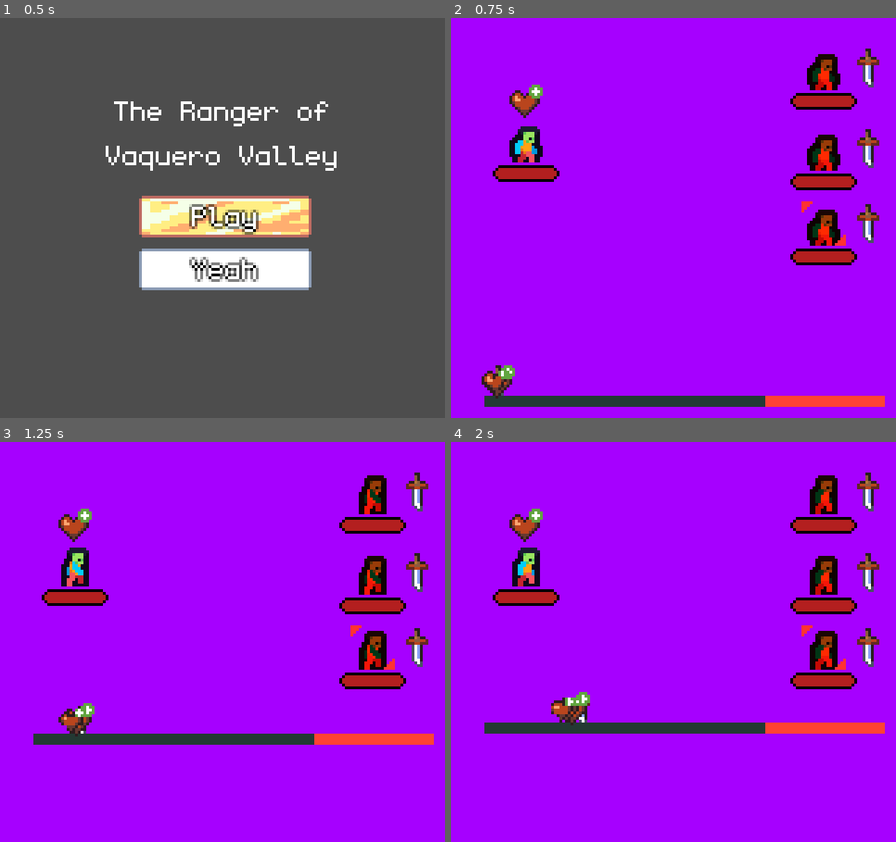
Above: before the commit, frames 1-4 (two rows, left to right).
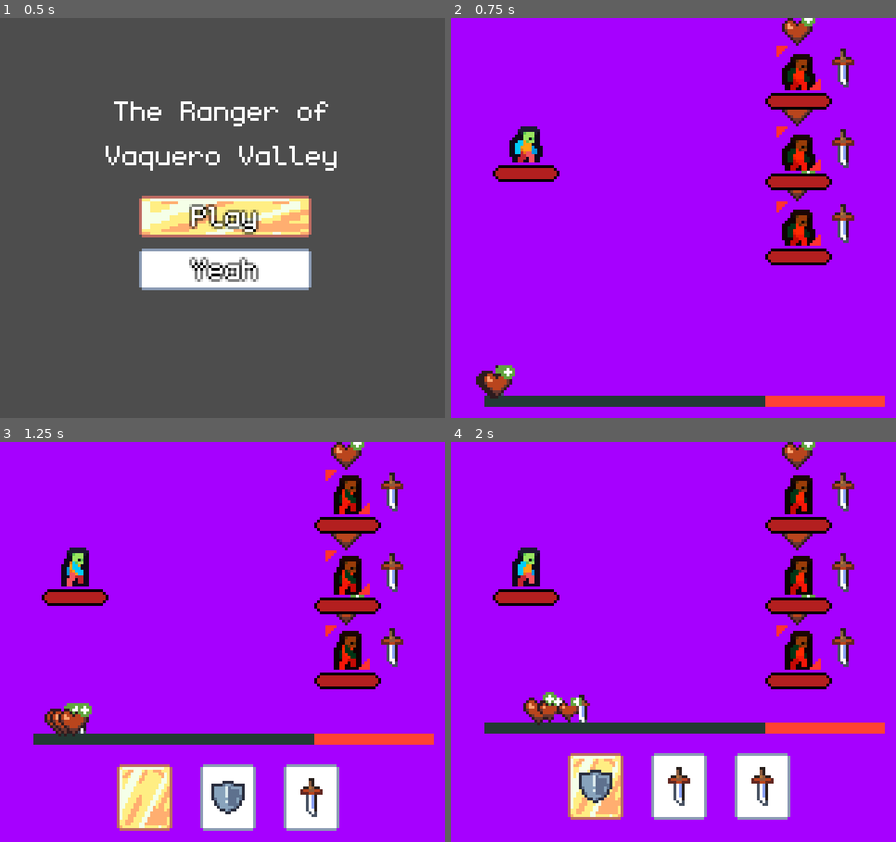
Above: after the commit, the same moments.

Repository: JohnathanRH/GBJAM
Game: Godot game, scene res://screens/main_menu/main_menu.tscn
Two runs of this game, one before a commit and one after it. Both use one fixed random seed, a clock stepped at 60 frames per second and the inputs below.
Inputs:
- Up to frame 1 (0.5 s): no input
- Up to frame 2 (0.75 s): tap Enter (A) at 0.5 s; hold D (pad_right) from 0.53 s (still down); hold Enter (A) from 0.53 s (still down)
- Up to frame 3 (1.25 s): keep holding D (pad_right); keep holding Enter (A)
- Up to frame 4 (2 s): release D (pad_right) at 1.28 s; release Enter (A) at 1.28 s; hold S (pad_down) from 1.28 s (still down); tap Enter (A) at 1.35 s

Frame 1 is identical in both runs. In frame 2, 7.2% of the frame differs, in the area x 5-97%, y 0-96%; in frame 3, 14%; in frame 4, 14%, in the area x 13-97%, y 0-95%.

Commit message:
Save file and + HP Bar fix

Diff:
--- /dev/null
+++ b/wild-west/common/autoloads/save_manager.gd
@@ -0,0 +1,19 @@
+extends Node
+
+var file: SaveFile
+var save_name: String = "my_save"
+var default_path: String = "res://save_files/default.tres"
+@onready var save_path = "res://save_files/"+save_name+".tres"
+
+func _ready() -> void:
+	load_file()
+
+func load_file() -> void:
+	if ResourceLoader.exists(save_path):
+		file = ResourceLoader.load(save_path)
+	else:
+		file = ResourceLoader.load("res://save_files/default.tres").duplicate()
+		save()
+
+func save() -> void:
+	ResourceSaver.save(file, save_path)
--- a/wild-west/common/classes/entities.gd
+++ b/wild-west/common/classes/entities.gd
@@ -64,6 +64,7 @@
 
 func set_hp(value: float) -> void:
 	hp = value
+	print(hp)
 	hp_set.emit(hp)
 	if hp <= 0:
 		dead.emit(self)
--- a/wild-west/common/hp_bar/hp_bar.gd
+++ b/wild-west/common/hp_bar/hp_bar.gd
@@ -3,9 +3,13 @@
 @onready var entity: Entity = get_parent()
 
 func _ready() -> void:
+	entity.ready.connect(_on_entity_ready)
+
+func _on_entity_ready() -> void:
 	entity.hp_set.connect(_on_entity_hp_set)
 	max_value = entity.max_hp
 	value = entity.hp
 
 func _on_entity_hp_set(value: float) -> void:
 	self.value = value
+	print(self.value)
--- /dev/null
+++ b/wild-west/common/resources/save_file.gd
@@ -0,0 +1,5 @@
+extends Resource
+class_name SaveFile
+
+@export var player_resource: PlayerResource
+#@export var stage_number: int = 1
--- a/wild-west/entities/player/player.gd
+++ b/wild-west/entities/player/player.gd
@@ -35,7 +35,7 @@
 
 func mirror_entity_resource() -> void:
 	super.mirror_entity_resource()
-	hp = 5
+	hp = max_hp
 	for bullet_scn: PackedScene in entity_resource.bullets:
 		var bullet: Bullet = bullet_scn.instantiate()
 		bullets.push_back(bullet)
--- a/wild-west/project.godot
+++ b/wild-west/project.godot
@@ -18,6 +18,7 @@
 [autoload]
 
 GlobalAudio="*uid://lyuqet71yruj"
+SaveManager="*uid://ddx53mmsw1v6n"
 
 [debug]
 
--- /dev/null
+++ b/wild-west/save_files/default.tres
@@ -0,0 +1,25 @@
+[gd_resource type="Resource" script_class="SaveFile" format=3 uid="uid://bagkpj7nv6oum"]
+
+[ext_resource type="Script" uid="uid://j5umjqs4dddh" path="res://common/resources/save_file.gd" id="1_8dwoy"]
+[ext_resource type="PackedScene" uid="uid://cuaul7vq5wh00" path="res://props/bullets/desperado/desperado_regular.tscn" id="1_n634b"]
+[ext_resource type="PackedScene" uid="uid://on5tcm7rsbvl" path="res://props/bullets/steady_aim/steady_aim_regular.tscn" id="2_w5lew"]
+[ext_resource type="PackedScene" uid="uid://cvnt4mur5gvc2" path="res://props/bullets/piercing_round/piercing_regular.tscn" id="3_c0anj"]
+[ext_resource type="PackedScene" uid="uid://86qyn4h1rpk5" path="res://props/bullets/buckshot/buckshot_regular.tscn" id="4_t17bj"]
+[ext_resource type="PackedScene" uid="uid://c0id0ggnlo1jc" path="res://props/bullets/sawed_off/sawed_off_regular.tscn" id="5_tjcik"]
+[ext_resource type="PackedScene" uid="uid://bg7u8bfxkobu8" path="res://props/bullets/warning_shot/warning_shot_regular.tscn" id="6_g2gwa"]
+[ext_resource type="PackedScene" uid="uid://by6crvnnen0rj" path="res://props/bullets/short_fuse/short_fuse_regular.tscn" id="7_lke2g"]
+[ext_resource type="Texture2D" uid="uid://c4nquys7l0ukl" path="res://assets/TESTONLY/symbol_slash.png" id="8_ftefb"]
+[ext_resource type="Script" uid="uid://ccpfjmgwt8haq" path="res://common/resources/player_resource.gd" id="9_i6ws2"]
+
+[sub_resource type="Resource" id="Resource_ng68p"]
+script = ExtResource("9_i6ws2")
+bullets = Array[PackedScene]([ExtResource("1_n634b"), ExtResource("2_w5lew"), ExtResource("3_c0anj"), ExtResource("4_t17bj"), ExtResource("5_tjcik"), ExtResource("6_g2gwa"), ExtResource("7_lke2g")])
+gauge_duration = 6.0
+safe_segment = 0.7
+gauge_icon = ExtResource("8_ftefb")
+metadata/_custom_type_script = "uid://dwfgbovhpre8f"
+
+[resource]
+script = ExtResource("1_8dwoy")
+player_resource = SubResource("Resource_ng68p")
+metadata/_custom_type_script = "uid://j5umjqs4dddh"
--- /dev/null
+++ b/wild-west/save_files/my_save.tres
@@ -0,0 +1,25 @@
+[gd_resource type="Resource" script_class="SaveFile" format=3]
+
+[ext_resource type="PackedScene" path="res://props/bullets/desperado/desperado_regular.tscn" id="1_7e8d5"]
+[ext_resource type="PackedScene" path="res://props/bullets/steady_aim/steady_aim_regular.tscn" id="2_1usjy"]
+[ext_resource type="PackedScene" path="res://props/bullets/piercing_round/piercing_regular.tscn" id="3_xfewk"]
+[ext_resource type="PackedScene" path="res://props/bullets/buckshot/buckshot_regular.tscn" id="4_ubcxq"]
+[ext_resource type="PackedScene" path="res://props/bullets/sawed_off/sawed_off_regular.tscn" id="5_t720d"]
+[ext_resource type="PackedScene" path="res://props/bullets/warning_shot/warning_shot_regular.tscn" id="6_sks1u"]
+[ext_resource type="PackedScene" path="res://props/bullets/short_fuse/short_fuse_regular.tscn" id="7_njcsg"]
+[ext_resource type="Texture2D" path="res://assets/TESTONLY/symbol_slash.png" id="8_glo6q"]
+[ext_resource type="Script" path="res://common/resources/player_resource.gd" id="9_nv3nx"]
+[ext_resource type="Script" path="res://common/resources/save_file.gd" id="10_kn5yg"]
+
+[sub_resource type="Resource" id="Resource_ng68p"]
+script = ExtResource("9_nv3nx")
+bullets = Array[PackedScene]([ExtResource("1_7e8d5"), ExtResource("2_1usjy"), ExtResource("3_xfewk"), ExtResource("4_ubcxq"), ExtResource("5_t720d"), ExtResource("6_sks1u"), ExtResource("7_njcsg")])
+gauge_duration = 6.0
+safe_segment = 0.7
+gauge_icon = ExtResource("8_glo6q")
+metadata/_custom_type_script = "uid://dwfgbovhpre8f"
+
+[resource]
+script = ExtResource("10_kn5yg")
+player_resource = SubResource("Resource_ng68p")
+metadata/_custom_type_script = "uid://j5umjqs4dddh"
--- /dev/null
+++ b/wild-west/screens/main_game/main_game.gd
@@ -0,0 +1,4 @@
+extends Node2D
+
+func _enter_tree() -> void:
+	$Player.entity_resource = SaveManager.file.player_resource
--- a/wild-west/screens/main_game/main_game.tscn
+++ b/wild-west/screens/main_game/main_game.tscn
@@ -1,10 +1,10 @@
 [gd_scene format=3 uid="uid://cwcupajhgky7e"]
 
+[ext_resource type="Script" uid="uid://b5jenkw5sgvux" path="res://screens/main_game/main_game.gd" id="1_dyq00"]
 [ext_resource type="PackedScene" uid="uid://d38lxq2d0n56j" path="res://entities/player/player.tscn" id="1_hs5nc"]
 [ext_resource type="Script" uid="uid://bwbixgojfrj8q" path="res://common/tween_animations/float_up/float_up.gd" id="2_52jb1"]
 [ext_resource type="PackedScene" uid="uid://dl5grlf6nqrtr" path="res://common/gauge_bar/gauge_bar.tscn" id="2_hs5nc"]
 [ext_resource type="PackedScene" uid="uid://dnmrl758eac4u" path="res://entities/enemy/enemy.tscn" id="2_phyky"]
-[ext_resource type="Resource" uid="uid://delecviby8xnk" path="res://entities/player/default(2).tres" id="3_cuh3k"]
 [ext_resource type="Resource" uid="uid://v5wm3ypwcgt" path="res://entities/enemy/test_yeehaw.tres" id="5_f56do"]
 [ext_resource type="Texture2D" uid="uid://cjcl2srddwsmg" path="res://assets/TESTONLY/symbol_heal.png" id="6_bq5v2"]
 [ext_resource type="PackedScene" uid="uid://cqqof33xxdhtc" path="res://props/bullet_container/bullets_container.tscn" id="7_bq5v2"]
@@ -17,7 +17,8 @@
 [sub_resource type="Resource" id="Resource_pys20"]
 script = ExtResource("8_c6ykn")
 intents = Array[PackedScene]([ExtResource("7_cuh3k"), ExtResource("9_cf5m0")])
-gauge_duration = 7.0
+gauge_duration = 4.5
+max_gauge = 6.0
 safe_segment = 0.7
 gauge_icon = ExtResource("6_bq5v2")
 metadata/_custom_type_script = "uid://dh7bfboklvbvo"
@@ -25,12 +26,13 @@
 [sub_resource type="Resource" id="Resource_q5ngc"]
 script = ExtResource("8_c6ykn")
 intents = Array[PackedScene]([ExtResource("7_cuh3k"), ExtResource("9_cf5m0")])
-gauge_duration = 7.5
+gauge_duration = 4.2
 safe_segment = 0.7
 gauge_icon = ExtResource("6_bq5v2")
 metadata/_custom_type_script = "uid://dh7bfboklvbvo"
 
 [node name="MainGame" type="Node2D" unique_id=808725349]
+script = ExtResource("1_dyq00")
 
 [node name="Background" type="Sprite2D" parent="." unique_id=1386097473]
 self_modulate = Color(0.6488867, 0.59059304, 1, 1)
@@ -45,7 +47,7 @@
 [node name="Player" parent="." unique_id=1634526488 node_paths=PackedStringArray("bullet_container") instance=ExtResource("1_hs5nc")]
 position = Vector2(27, 44)
 bullet_container = NodePath("../BulletsContainer")
-entity_resource = ExtResource("3_cuh3k")
+entity_resource = null
 
 [node name="BulletsContainer" parent="." unique_id=1487478112 instance=ExtResource("7_bq5v2")]
 offset_left = 12.0
@@ -56,15 +58,15 @@
 alignment = 1
 
 [node name="Enemy" parent="." unique_id=465984190 instance=ExtResource("2_phyky")]
-position = Vector2(134, 74)
+position = Vector2(125, 74)
 entity_resource = ExtResource("5_f56do")
 
 [node name="Enemy2" parent="." unique_id=1735802820 instance=ExtResource("2_phyky")]
-position = Vector2(134, 47)
+position = Vector2(125, 47)
 entity_resource = SubResource("Resource_pys20")
 
 [node name="Enemy3" parent="." unique_id=395739288 instance=ExtResource("2_phyky")]
-position = Vector2(134, 18)
+position = Vector2(125, 18)
 entity_resource = SubResource("Resource_q5ngc")
 
 [node name="FloatUpAnimation" type="Node" parent="." unique_id=372753244 node_paths=PackedStringArray("node")]
Not shown, added: wild-west/common/autoloads/save_manager.gd.uid
Not shown, added: wild-west/common/resources/save_file.gd.uid
Not shown, added: wild-west/screens/main_game/main_game.gd.uid
